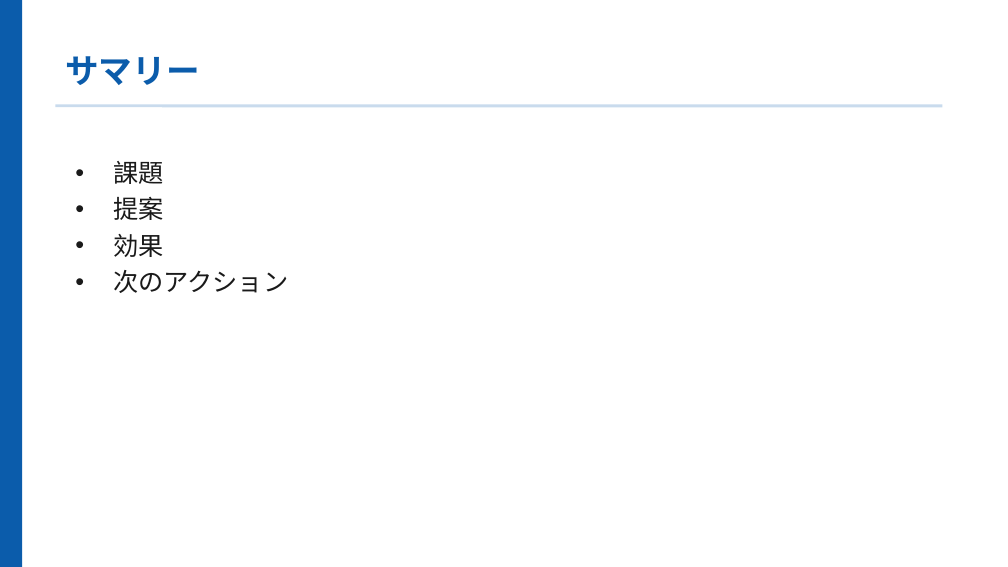
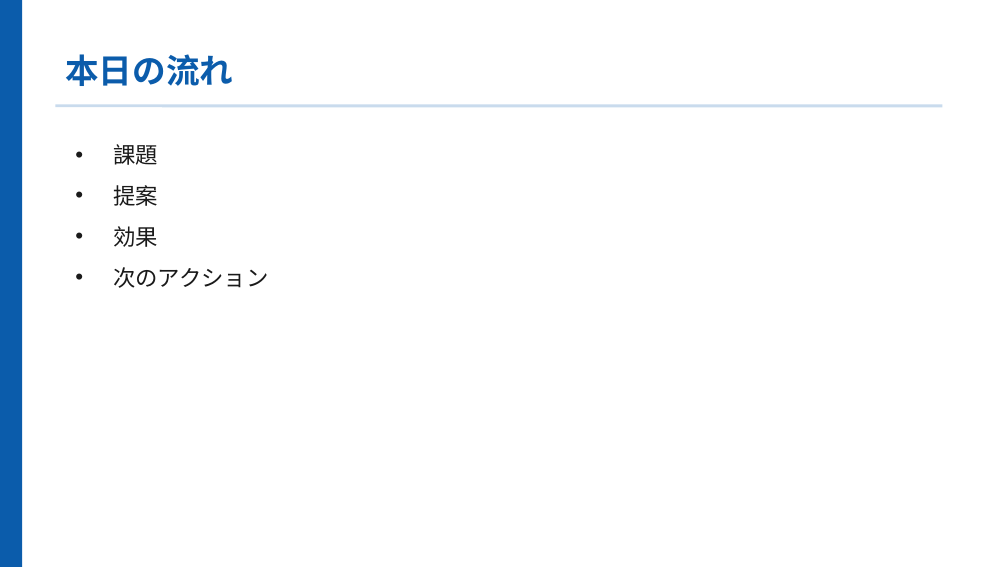
Before and after one commit to shenmixingye08-design/atlas-app, a slide deck: slide 2 of public/samples/sales-deck.pptx (slide 13 before the commit). Drawn at 1008x567 pixels with LibreOffice and Linux fonts; fonts in the diff are those of the drawing. Boxes give left, top, right and bottom in pixels: in the first picture for what was removed or moved away, otherwise in the second. Text is boxed around its words. In the diff, an @@ line names an element or a change of style, - is before the commit and + after.

```diff
--- a/public/samples/sales-deck.pptx
+++ b/public/samples/sales-deck.pptx
@@ text at <box>65,54,233,86</box>: text changed; font Calibri to Noto Sans CJK JP @@
-サマリー
+本日の流れ
@@ text "課題": place and size @@
-text "課題" at <box>113,161,288,293</box>
+text "課題" at <box>113,144,268,288</box>
@@ text "課題" at <box>113,144,268,288</box>: size 18 to 16 pt, font Calibri to Noto Sans CJK JP; line spacing 26pt to 1; more space between paragraphs @@
```
Also in this commit, not shown: 10 other slides changed, 1 slide added, 3 slides removed, 12 other files.
